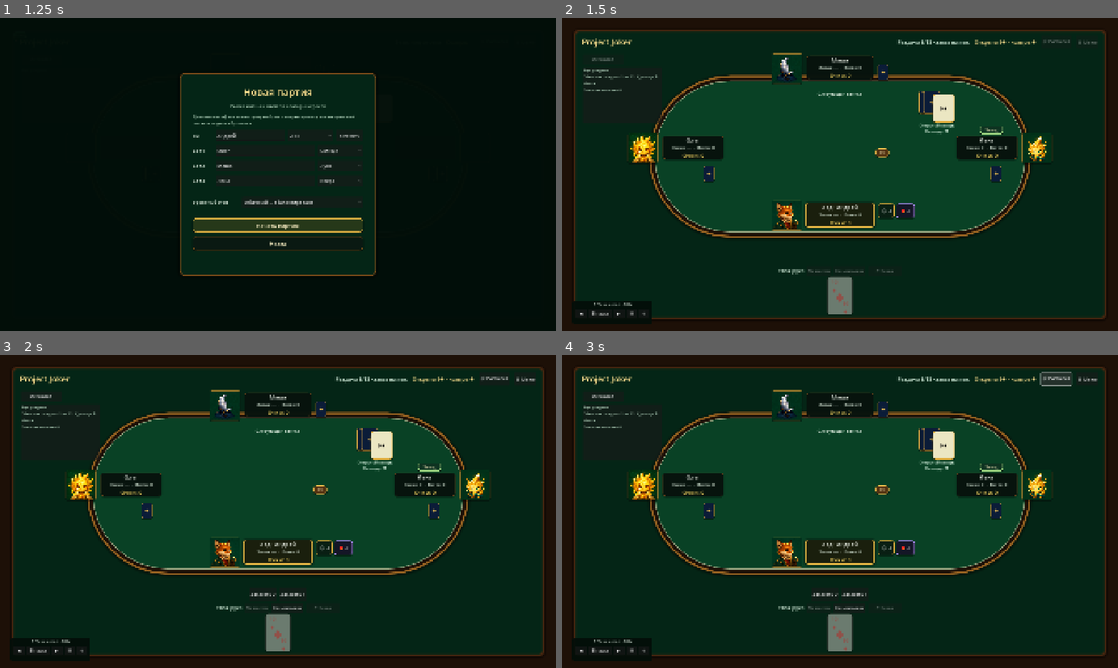
Above: before the commit, frames 1-4 (two rows, left to right).
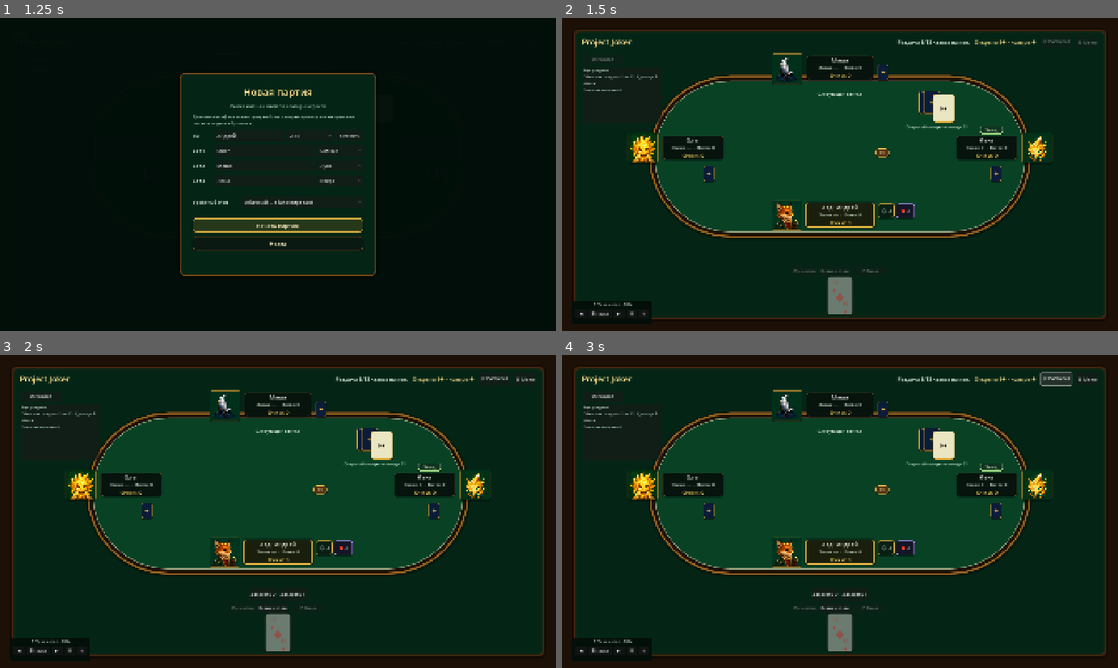
Above: after the commit, the same moments.

Repository: tv-bidosya/project-joker
Game: Godot game, scene res://Scenes/main.tscn
Two runs of this game, one before a commit and one after it. Both use one fixed random seed, a clock stepped at 60 frames per second and the inputs below.
Inputs:
- Up to frame 1 (1.25 s): click "Новая партия" at 0.5 s
- Up to frame 2 (1.5 s): click "Начать партию" at 1.25 s
- Up to frame 3 (2 s): no input
- Up to frame 4 (3 s): click "📋 Расписка" at 2 s; click "Скрыть расписку" at 2.75 s

Frame 1 is identical in both runs. In frame 2, 0.2% of the frame differs, in the area x 38-73%, y 33-82%; in frame 3, 0.2%; in frame 4, 0.2%.

Commit message:
fix: refine table captions and hand controls

Diff:
--- a/Scenes/main.tscn
+++ b/Scenes/main.tscn
@@ -351,14 +351,6 @@
 alignment = 1
 theme_override_constants/separation = 10
 
-[node name="HandTitle" type="Label" parent="Margin/TablePanel/TableContent/HandHeader"]
-unique_name_in_owner = true
-layout_mode = 2
-theme_override_colors/font_color = Color(0.85, 0.95, 0.88, 1)
-theme_override_font_sizes/font_size = 18
-text = "Твоя рука (Андрей)"
-vertical_alignment = 1
-
 [node name="HandSortBySuitButton" type="Button" parent="Margin/TablePanel/TableContent/HandHeader"]
 unique_name_in_owner = true
 layout_mode = 2
--- a/Scripts/core/GameManager.gd
+++ b/Scripts/core/GameManager.gd
@@ -89,7 +89,6 @@
 @onready var bid_controls: HBoxContainer = %BidControls
 @onready var joker_controls: GridContainer = %JokerControls
 @onready var hand_container: HBoxContainer = %HandContainer
-@onready var hand_title: Label = %HandTitle
 @onready var hand_sort_by_suit_button: Button = %HandSortBySuitButton
 @onready var hand_sort_trumps_left_button: Button = %HandSortTrumpsLeftButton
 @onready var undo_button: Button = %UndoButton
@@ -3832,7 +3831,6 @@
 
 func _refresh_hand() -> void:
 	_clear_children(hand_container)
-	hand_title.text = "Твоя рука"
 
 	if _is_dark_round() and not game.cards_are_dealt:
 		var hidden_cards_label := Label.new()
@@ -4037,9 +4035,10 @@
 	deck_visual.add_child(deck_trump_panel)
 
 	deck_caption_label = Label.new()
-	deck_caption_label.position = Vector2(0.0, 118.0)
-	deck_caption_label.size = Vector2(125.0, 38.0)
+	deck_caption_label.position = Vector2(-48.0, 120.0)
+	deck_caption_label.size = Vector2(220.0, 24.0)
 	deck_caption_label.horizontal_alignment = HORIZONTAL_ALIGNMENT_CENTER
+	deck_caption_label.vertical_alignment = VERTICAL_ALIGNMENT_CENTER
 	deck_caption_label.add_theme_color_override("font_color", Color(0.85, 0.95, 0.88, 1.0))
 	deck_caption_label.add_theme_font_size_override("font_size", 13)
 	deck_visual.add_child(deck_caption_label)
@@ -4066,9 +4065,9 @@
 		)
 		deck_trump_panel.tooltip_text = "Открытая карта определяет козырь."
 		deck_caption_label.text = (
-			"Открытый Джокер\nБескозырка"
+			"Открытый Джокер · бескозырка"
 			if trump_card.is_joker
-			else "Открытый козырь\nВ колоде: %d" % game.deck.cards_left()
+			else "Открытый козырь · в колоде: %d" % game.deck.cards_left()
 		)
 		return
 
@@ -4077,7 +4076,7 @@
 	deck_trump_label.add_theme_font_size_override("font_size", 32)
 	deck_trump_label.add_theme_color_override("font_color", Color(0.08, 0.08, 0.07, 1.0))
 	deck_trump_panel.tooltip_text = "Козырь задан правилами этой раздачи."
-	deck_caption_label.text = "Без козыря" if game.current_round.trump == Round.TrumpSuit.NONE else "Козырь задан\n%s" % trump_name
+	deck_caption_label.text = "Без козыря" if game.current_round.trump == Round.TrumpSuit.NONE else "Козырь задан: %s" % trump_name
 
 
 func _create_table_markers() -> void:
